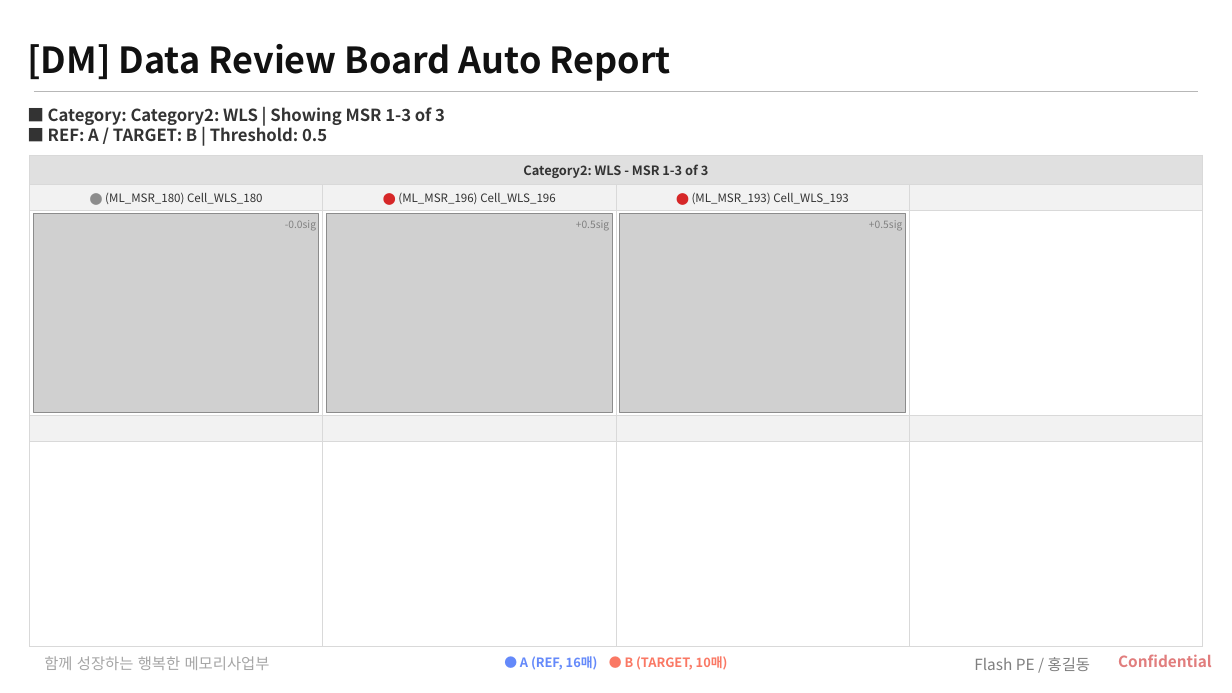
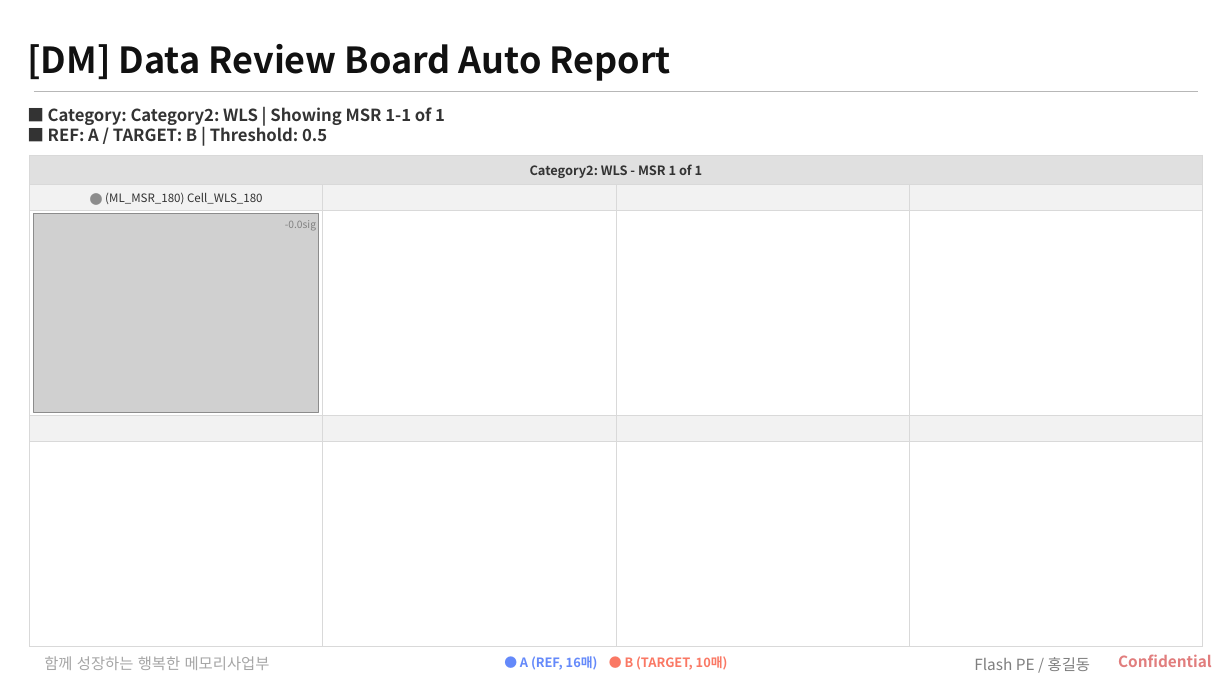
Before and after one commit to parktj4264/DRB-Code, a slide deck: slide 4 of output/sigma_summary_latest.pptx. Drawn at 1232x693 pixels with LibreOffice and Linux fonts; fonts in the diff are those of the drawing; grey boxes stand for pictures; background and template pictures are left out. Boxes give left, top, right and bottom in pixels: in the first picture for what was removed or moved away, otherwise in the second. Text is boxed around its words. In the diff, an @@ line names an element or a change of style, - is before the commit and + after.

```diff
--- a/output/sigma_summary_latest.pptx
+++ b/output/sigma_summary_latest.pptx
@@ text at bbox=[48, 107, 445, 125]: text changed @@
-■ Category: Category2: WLS | Showing MSR 1-3 of 3
+■ Category: Category2: WLS | Showing MSR 1-1 of 1
@@ table at bbox=[30, 155, 1202, 647] @@
-row 1, column 1: Category2: WLS - MSR 1-3 of 3
+row 1, column 1: Category2: WLS - MSR 1 of 1
@@ text removed at bbox=[398, 192, 556, 204] @@
-⬤ (ML_MSR_196) Cell_WLS_196
@@ text removed at bbox=[692, 192, 849, 204] @@
-⬤ (ML_MSR_193) Cell_WLS_193
@@ picture removed at bbox=[326, 213, 612, 412] @@
@@ text removed at bbox=[576, 220, 609, 231] @@
-+0.5sig
@@ picture removed at bbox=[620, 213, 906, 412] @@
@@ text removed at bbox=[869, 220, 902, 231] @@
-+0.5sig
```
Also in this commit, not shown: 3 other slides changed, 1 slide removed, 19 other files.
